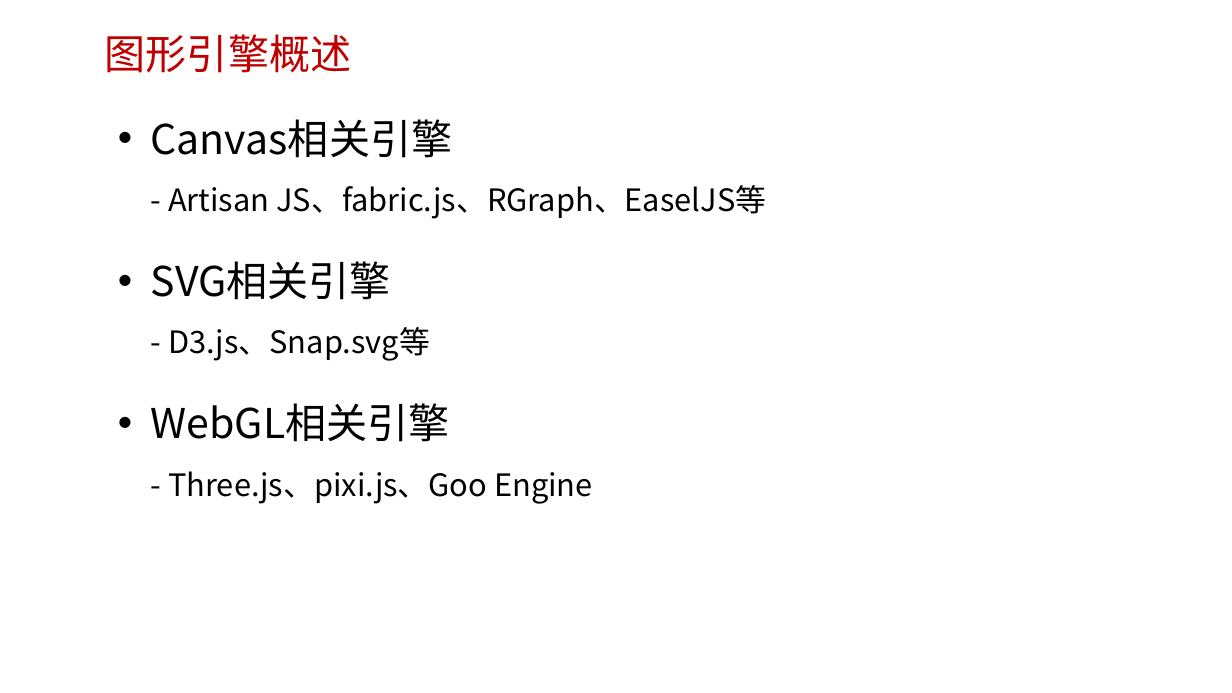
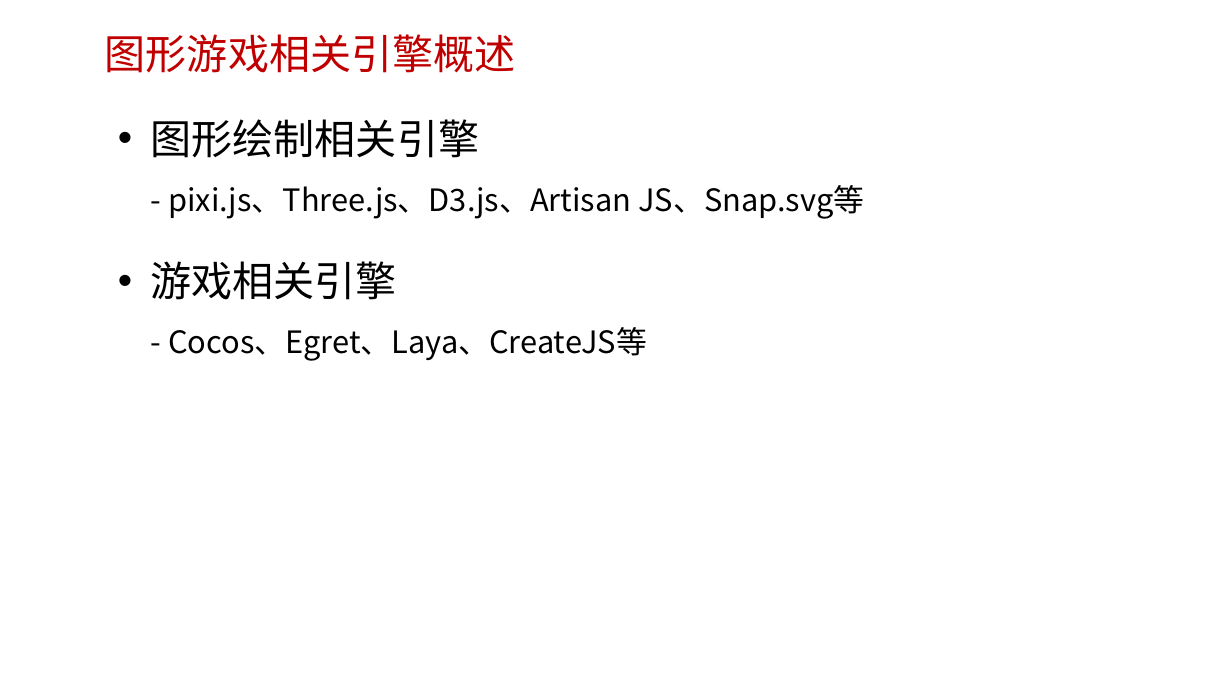
Before and after one commit to edu2act/course-H5-Animation-and-Game-Development, a slide deck: slide 20 of materials/slides/ch01.pptx (slide 19 before the commit). Drawn at 1232x693 pixels with LibreOffice and Linux fonts; fonts in the diff are those of the drawing; background and template pictures are left out. Boxes give left, top, right and bottom in pixels: in the first picture for what was removed or moved away, otherwise in the second. Text is boxed around its words. In the diff, an @@ line names an element or a change of style, - is before the commit and + after.

```diff
--- a/materials/slides/ch01.pptx
+++ b/materials/slides/ch01.pptx
@@ text at [105, 34, 516, 73]: text changed @@
-图形引擎概述
+图形游戏相关引擎概述
@@ text at [151, 119, 864, 361]: text changed @@
-• Canvas相关引擎
-  - Artisan JS、fabric.js、RGraph、EaselJS等
-• SVG相关引擎
-  - D3.js、Snap.svg等
-• WebGL相关引擎
-  - Three.js、pixi.js、Goo Engine
+• 图形绘制相关引擎
+  - pixi.js、Three.js、D3.js、Artisan JS、Snap.svg等
+• 游戏相关引擎
+  - Cocos、Egret、Laya、CreateJS等
```
Also in this commit, not shown: 5 other slides changed, 1 slide added, 1 other file.
